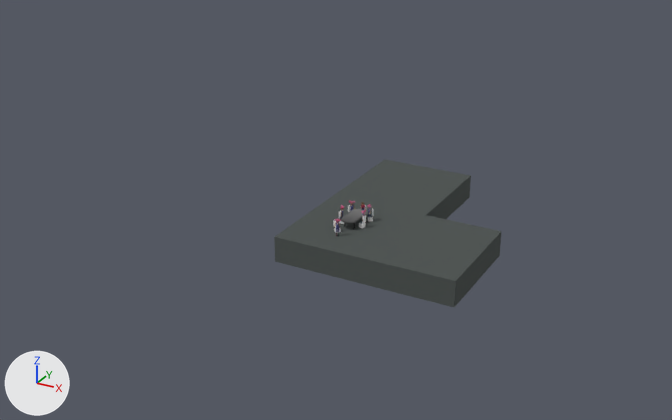
The Blender file assets/modeling/basement.blend: old version first, new version second.
Both versions are drawn from a 50 mm lens placed at (33.4, -69.6, 28.9), pointed at (3.9, -15.9, 2.1). The axes (+X, +Y, +Z) are drawn at lower left. The lights are the same throughout. Objects named as collision shapes, trigger or cutter boxes, shadow casters or lower levels of detail are left out.

The first picture shows 'floor', 'lilith'.
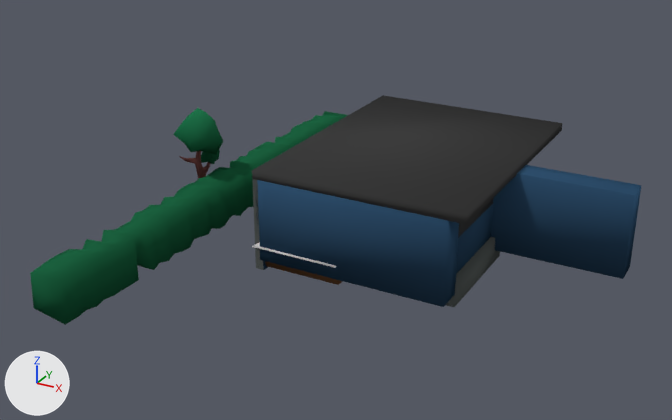
The change, as a list of edits to the scene's bpy script:
```text
Change me_cube:
    where me_cube.from_pydata(...)  # 16 vertices, 14 faces; spans x 0.0..14.1, y -18.2..0.0, z -1.0..1.0
    me_cube part 1
    add for i in [2, 3, 10, 11]: me_cube.vertices[i].co += Vector((-0.7, 0.0, 0.0))
    me_cube.vertices[0].co: (8.1, 0.0, 1.0) -> (7.3, -1.8, 1.0)  # pixel (470, 175) -> not seen
    me_cube.vertices[1].co: (8.1, 0.0, -1.0) -> (7.3, -1.8, -1.0)  # pixel (469, 197) -> not seen
    me_cube.vertices[4].co: (0.0, 0.0, 1.0) -> (0.0, -1.8, 1.0)  # pixel (384, 159) -> not seen
    me_cube.vertices[5].co: (0.0, 0.0, -1.0) -> (0.0, -1.8, -1.0)
Add me_cube_031:
    me_cube_031.from_pydata([(-1.5, -7.29, 0.65), (-0.89, -6.56, 1.0), (-1.5, 0.68, 0.65), (-0.89, 0.17, 1.0), (5.24, -7.29, 0.65), (4.78, -6.56, 1.0), (4.9, 0.68, 0.65), (5.24, 0.38, 0.65), (4.78, -0.28, 1.0), (4.35, 0.17, 1.0)], [], [(0, 1, 3, 2), (7, 8, 5, 4), (8, 9, 3, 1, 5), (4, 5, 1, 0), (2, 3, 9, 6), (8, 7, 6, 9), (2, 6, 7, 4, 0)])
    me_cube_031.polygons.foreach_set('use_smooth', [True] * 7)
Change ob_lilith:
    ob_lilith.location: (3.95, -15.84, 0.0) -> (3.1, -17.83, 0.32)
    add ob_lilith.hide_set(True)  # its collection is switched off
Add ob_wall_west_col:
    ob_wall_west_col = bpy.data.objects.new('wall-west-col', me_cube_019)  # a box spanning x -0.3..0.3, y -9.8..9.8, z -3.7..3.7; in mat_res___assets_materials_props_palette_material (picture img_palette_base_png_001)
    ob_wall_west_col.parent = ob_wall_west
    ob_wall_west_col.location = (-0.317, -9.89, 1.718)
Add ob_wall_west:
    ob_wall_west = bpy.data.objects.new('wall-west', me_cube_018)  # 48 vertices, 48 faces; spans x -0.5..0.1, y -19.7..-0.1, z -1.0..6.2; in mat_res___assets_materials_level_palette_material (picture img_palette_base_png_001)
    ob_wall_west.location = (0.0, 0.0, -1.0)
Add ob_floor_raised_collider:
    ob_floor_raised_collider = bpy.data.objects.new('floor-raised collider', me_cube_031)
    ob_floor_raised_collider.location = (0.97, -13.0, -0.68)
Add ob_wall_south_001:
    ob_wall_south_001 = bpy.data.objects.new('wall-south.001', me_cube_023)  # 18 vertices, 16 faces; spans x -6.99..7.03, y -1.0..1.0, z -2.15..4.05; in mat_res___assets_materials_level_palette_material (picture img_palette_base_png_001)
    ob_wall_south_001.location = (16.31, -9.61, 1.15)
Add ob_wall_south:
    ob_wall_south = bpy.data.objects.new('wall-south', me_cube_020)  # a box spanning x -7.03..7.03, y -1.0..1.0, z -2.15..4.05; in mat_res___assets_materials_level_palette_material (picture img_palette_base_png_001)
    ob_wall_south.location = (7.05, -19.12, 1.15)
Add ob_wall_east:
    ob_wall_east = bpy.data.objects.new('wall-east', me_cube_021)  # a box spanning x -1.0..1.0, y -4.63..4.63, z -3.11..3.11; in mat_res___assets_materials_level_palette_material (picture img_palette_base_png_001)
    ob_wall_east.location = (12.76, -13.52, 2.11)
Add ob_floor_raised:
    ob_floor_raised = bpy.data.objects.new('floor_raised', me_cube_030)  # 117 vertices, 44 faces; spans x -1.0..5.06, y -6.71..0.46, z -1.0..1.09; in mat_res___assets_materials_level_palette_material (picture img_palette_base_png_001)
    ob_floor_raised.location = (0.97, -13.0, -0.76)
Add ob_ceiling_basement_001:
    ob_ceiling_basement_001 = bpy.data.objects.new('ceiling-basement.001', me_cube_027)  # a box spanning x -3.39..3.39, y -3.87..2.6, z -1.0..1.0; in mat_res___assets_materials_level_palette_material (picture img_palette_base_png_001)
    ob_ceiling_basement_001.location = (10.71, -14.3, 4.15)
Add ob_ceiling:
    ob_ceiling = bpy.data.objects.new('ceiling', me_cube_025)  # a box spanning x -7.8..7.8, y -10.2..10.2, z -0.3..0.3; in mat_res___assets_materials_level_palette_material (picture img_palette_base_png_001)
    ob_ceiling.location = (7.45, -9.97, 5.44)
Add ob_outside_hedge:
    ob_outside_hedge = bpy.data.objects.new('outside-hedge', me_cube_036)  # 204 vertices, 202 faces; spans x -1.4..1.4, y -18.9..18.8, z -1.4..1.8; in mat_res___assets_materials_props_palette_material (picture img_palette_base_png_001)
    ob_outside_hedge.location = (-7.15, -14.47, 0.21)
Add ob_tree:
    ob_tree = bpy.data.objects.new('tree', me_cylinder)  # 166 vertices, 236 faces; spans x -1.03..0.99, y -1.11..1.6, z -1.0..4.57; in mat_res___assets_materials_props_palette_material (picture img_palette_base_png_001)
    ob_tree.location = (-9.06, -14.47, 0.21)
    ob_tree.scale = (1.57, 1.57, 1.57)
```

Where the change shows, as pixel boxes [x1, y1, x2, y2] in the pictures (672 x 420 px; the box of a moved part takes in the faces that stretch with it):
'ceiling', added (black): after [252, 95, 562, 224]
'wall-south', added (blue): after [257, 180, 459, 307]
'outside-hedge', added (green): after [30, 111, 348, 325]
'wall-south.001', added (blue): after [491, 165, 641, 279]
'tree', added (green): after [173, 108, 223, 179]
'wall-east', added (blue): after [456, 199, 494, 274]
'wall-west-col', added: after [253, 179, 263, 270]
'floor_raised', added: after [265, 261, 342, 285]
'ceiling-basement.001', added: after [458, 198, 494, 238]
'floor-raised collider', added: after [252, 243, 336, 268]
'wall-west', added: after [255, 181, 268, 270]
'lilith', hidden: before [334, 219, 341, 236]
part 1 of me_cube, moved or reshaped: before [274, 160, 501, 307]; after [446, 237, 495, 307]
